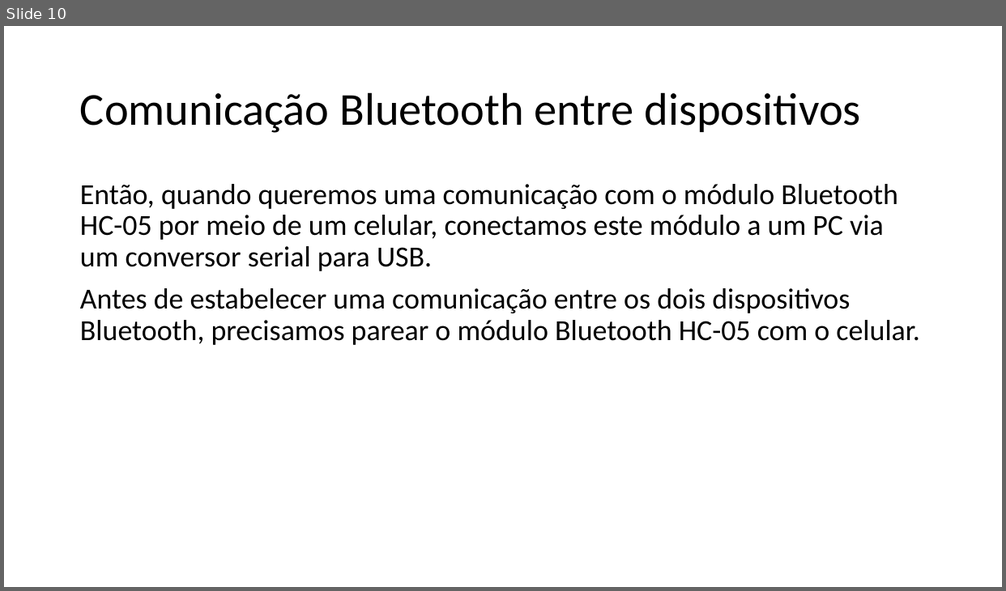
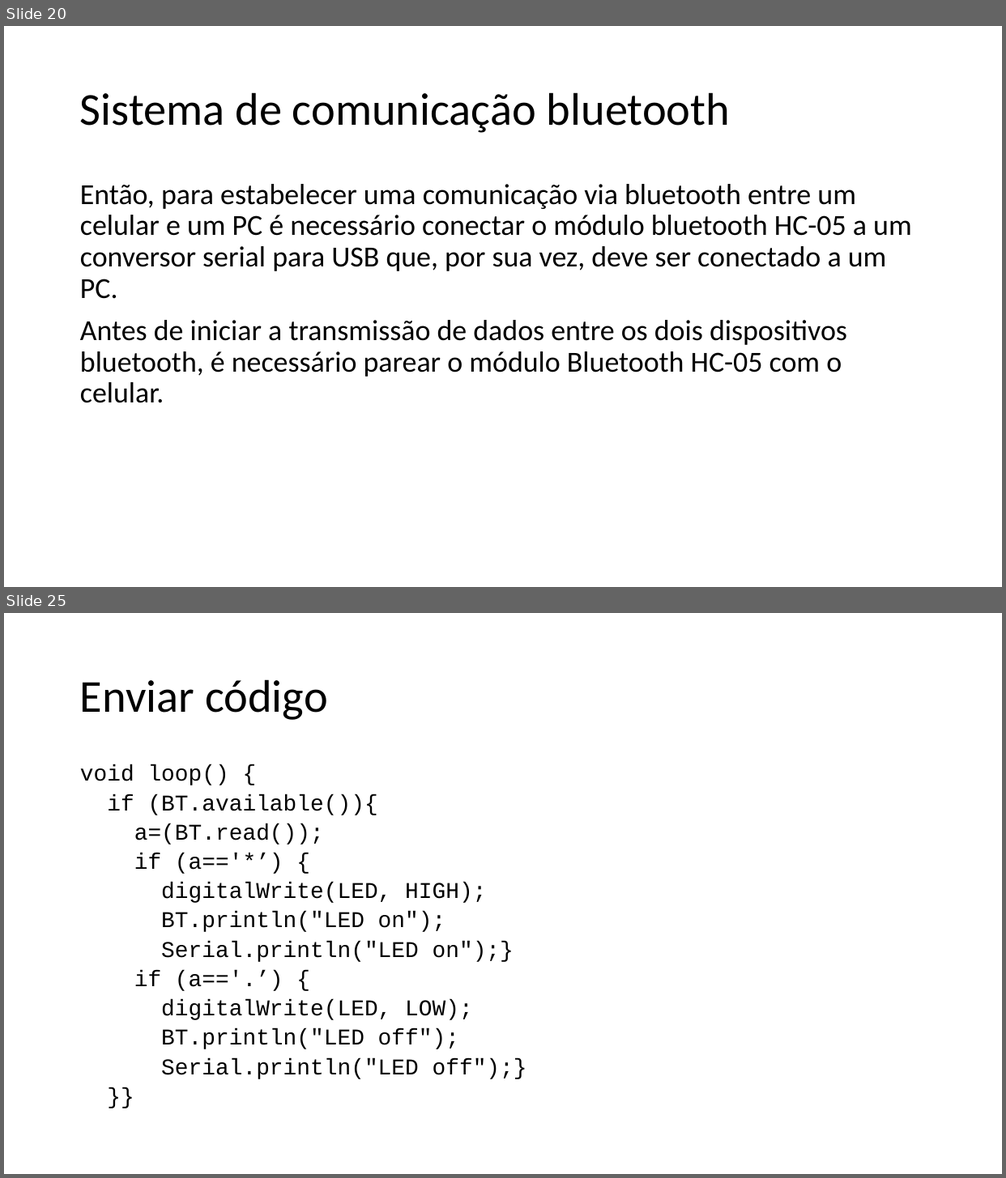
Before and after one commit to salmo-jr/public-slides, a slide deck: arduino-bluetooth.pptx. Shown one above the other, each under a label of ours: slide 10 before the commit, slides 20 and 25 after it; the slides between them are not shown. The pictures are 1006x591 and 1006x1178 pixels, drawn with LibreOffice and Linux fonts; fonts in the diff are those of the drawing. Boxes give left, top, right and bottom in pixels: in the first picture for what was removed or moved away, otherwise in the second. Text is boxed around its words. In the diff, an @@ line names an element or a change of style, - is before the commit and + after.

```diff
--- a/arduino-bluetooth.pptx
+++ b/arduino-bluetooth.pptx
@@ slide 25 added at (4, 613, 1002, 1174), background #FFFFFF @@
@@ title added at (80, 679, 328, 720), 44 pt, text #000000 @@
+Enviar código
@@ text added at (80, 765, 527, 1080), 21.7 pt, text #000000 @@
+void loop() {
+if (BT.available()){
+a=(BT.read());
+if (a=='*’) {
+digitalWrite(LED, HIGH);
+BT.println("LED on");
+Serial.println("LED on");}
+if (a=='.’) {
+digitalWrite(LED, LOW);
+BT.println("LED off");
+Serial.println("LED off");}
+}}
@@ what was slide 10 is now slide 20 @@
@@ slide 20 changed as well @@
@@ title at (80, 92, 730, 133): text changed @@
-Comunicação Bluetooth entre dispositivos
+Sistema de comunicação bluetooth
@@ text at (80, 184, 912, 403): text changed @@
-Então, quando queremos uma comunicação com o módulo Bluetooth HC-05 por meio de um celular, conectamos este módulo a um PC via um conversor serial para USB.
-Antes de estabelecer uma comunicação entre os dois dispositivos Bluetooth, precisamos parear o módulo Bluetooth HC-05 com o celular.
+Então, para estabelecer uma comunicação via bluetooth entre um celular e um PC é necessário conectar o módulo bluetooth HC-05 a um conversor serial para USB que, por sua vez, deve ser conectado a um PC.
+Antes de iniciar a transmissão de dados entre os dois dispositivos bluetooth, é necessário parear o módulo Bluetooth HC-05 com o celular.
```
Also in this commit, not shown: 7 other slides changed, 18 other slides added, 1 slide removed, 5 other files.
